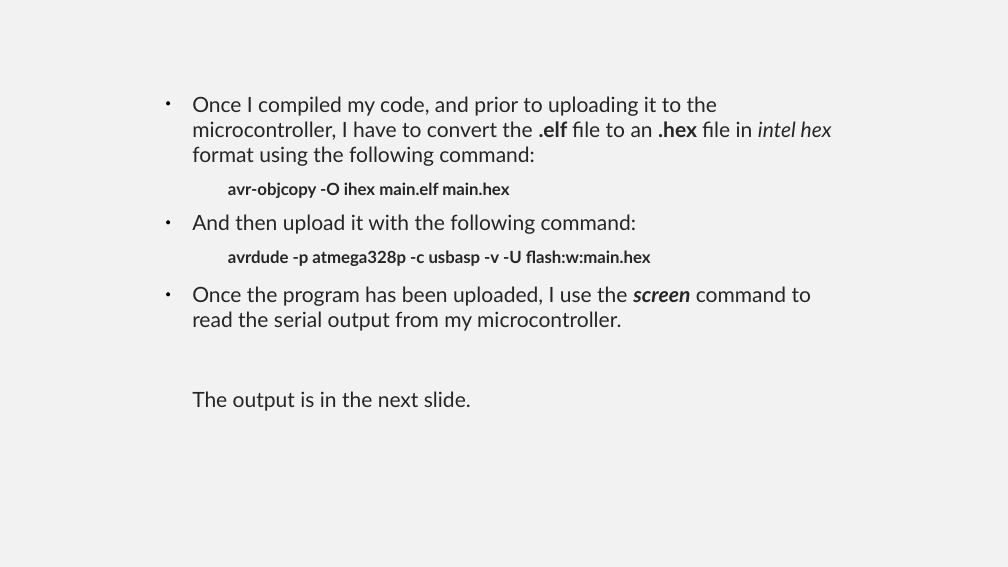
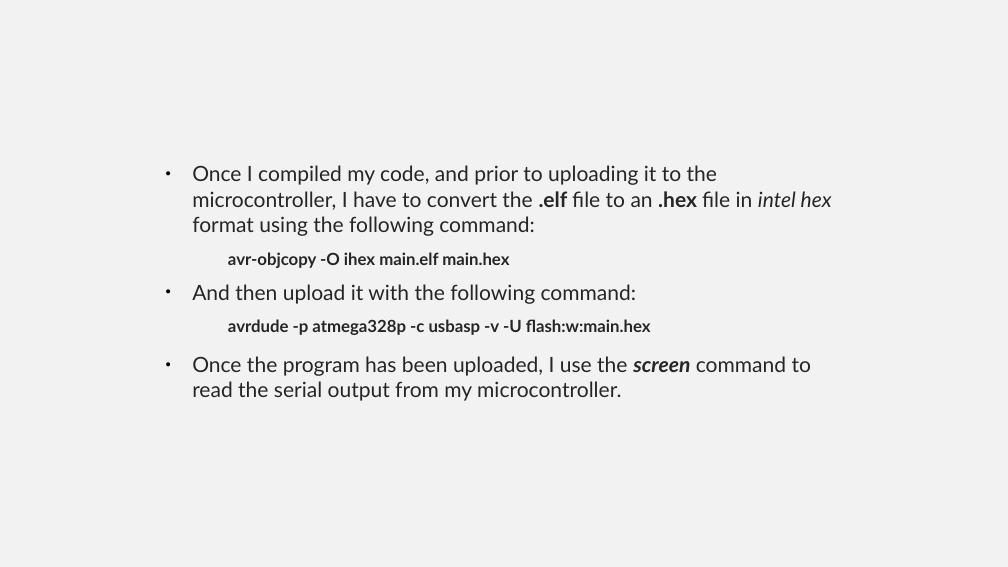
Before and after one commit to Equihua2211/I7266, a slide deck: slide 35 of 001_Slides/08_UART-USART.odp. Drawn at 1008x567 pixels with LibreOffice and Linux fonts; fonts in the diff are those of the drawing. Boxes give left, top, right and bottom in pixels: in the first picture for what was removed or moved away, otherwise in the second. Text is boxed around its words. In the diff, an @@ line names an element or a change of style, - is before the commit and + after.

```diff
--- a/001_Slides/08_UART-USART.odp
+++ b/001_Slides/08_UART-USART.odp
@@ text "Once I compiled my code, ...": place and size @@
-text "Once I compiled my code, ..." at (192,96,832,411)
+text "Once I compiled my code, ..." at (192,165,832,401)
@@ text at (192,391,471,411): paragraph removed @@
-The output is in the next slide.
```
Also in this commit, not shown: 5 other slides changed, 6 slides added, 16 slides removed, 2 other files.
